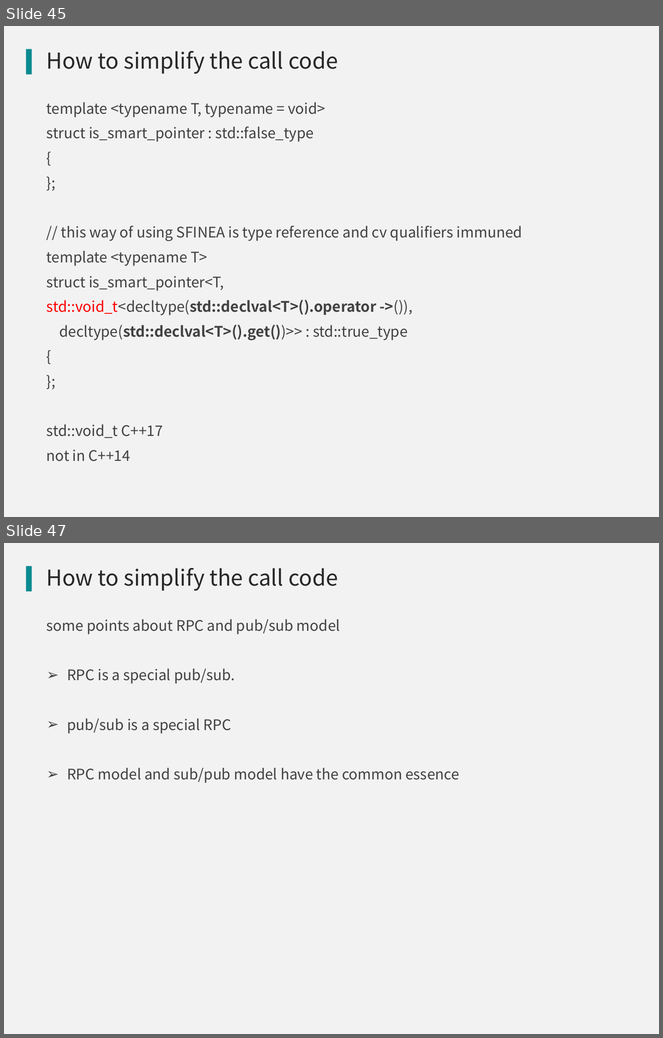
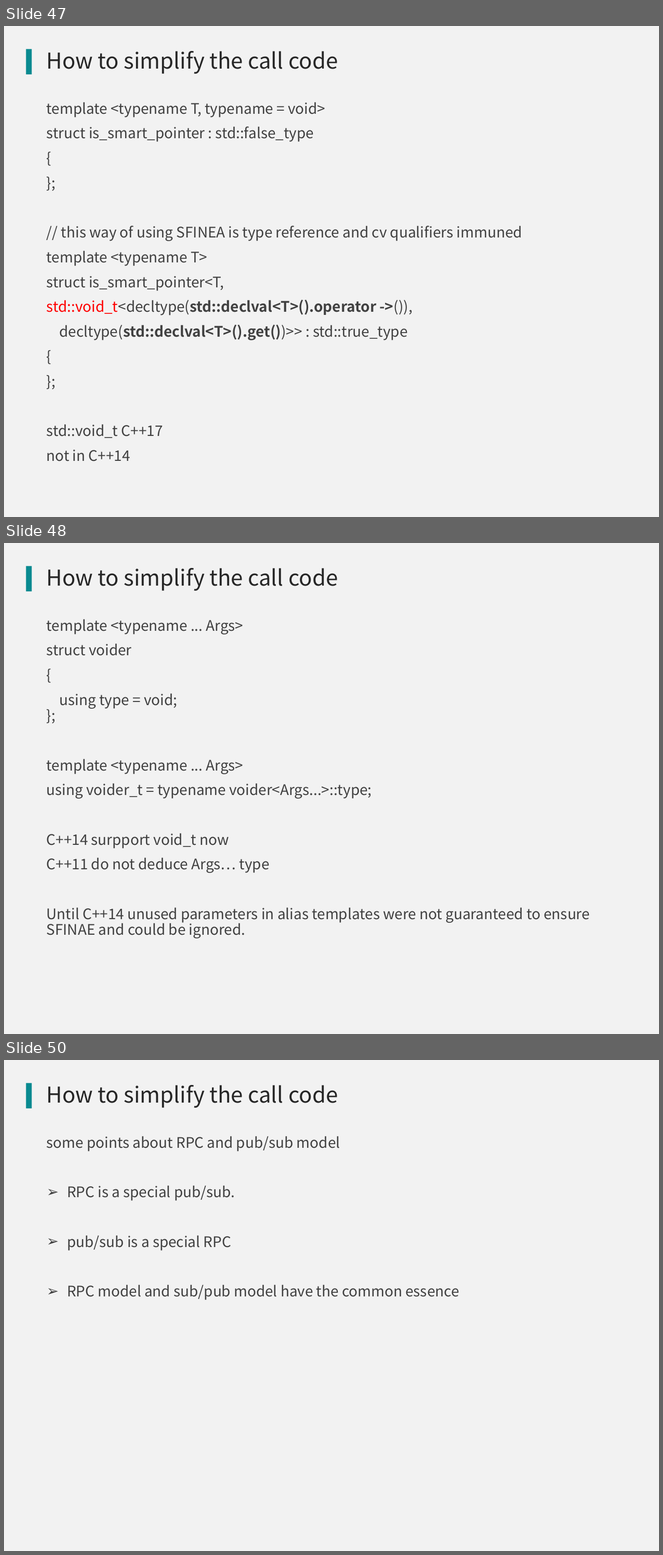
Before and after one commit to qicosmos/cppnow2017-ppt, a slide deck: An easy to use RPC framework implemented by c++11 and c++14 - shorter.pptx. Shown one above the other, each under a label of ours: slides 45 and 47 before the commit, slides 47, 48 and 50 after it; the slides between them are not shown. The pictures are 663x1038 and 663x1555 pixels, drawn with LibreOffice and Linux fonts; fonts in the diff are those of the drawing; background and template pictures are left out. Boxes give left, top, right and bottom in pixels: in the first picture for what was removed or moved away, otherwise in the second. Text is boxed around its words. In the diff, an @@ line names an element or a change of style, - is before the commit and + after.

```diff
--- a/An easy to use RPC framework implemented by c++11 and c++14 - shorter.pptx
+++ b/An easy to use RPC framework implemented by c++11 and c++14 - shorter.pptx
@@ slide 48 added at box(4, 543, 659, 1034), background #F2F2F2; not listed: 1 template element that a slide beside it also shows @@
@@ title added at box(47, 568, 338, 591), 24 pt, text #262626 @@
+How to simplify the call code
@@ text added at box(47, 619, 590, 939), 16 pt, text #404040 @@
+template <typename ... Args>
+struct voider
+{
+using type = void;
+};
+template <typename ... Args>
+using voider_t = typename voider<Args...>::type;
+C++14 surpport void_t now
+C++11 do not deduce Args… type
+Until C++14 unused parameters in alias templates were not guaranteed to ensure SFINAE and could be ignored.
@@ what was slide 45 is now slide 47 @@
@@ what was slide 47 is now slide 50 @@
```
Also in this commit, not shown: 5 slides changed, 1 other slide added.
